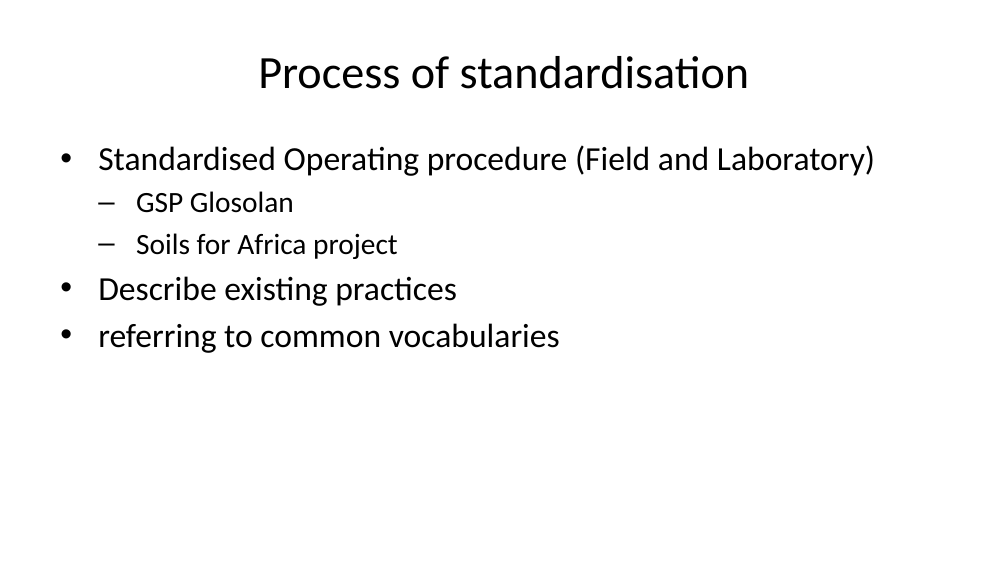
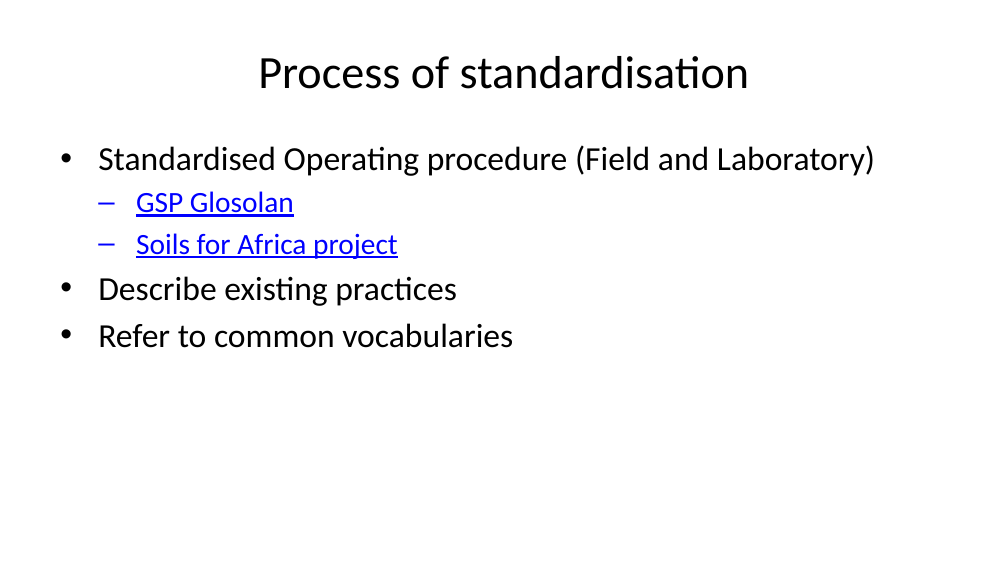
Before and after one commit to pvgenuchten/slides, a slide deck: slide 17 of slides/2026-soil-information-systems-for-decision-making-in-africa.pptx (slide 16 before the commit). Drawn at 1008x567 pixels with LibreOffice and Linux fonts; fonts in the diff are those of the drawing. Boxes give left, top, right and bottom in pixels: in the first picture for what was removed or moved away, otherwise in the second. Text is boxed around its words. In the diff, an @@ line names an element or a change of style, - is before the commit and + after.

```diff
--- a/slides/2026-soil-information-systems-for-decision-making-in-africa.pptx
+++ b/slides/2026-soil-information-systems-for-decision-making-in-africa.pptx
@@ text at box(136, 191, 398, 259): text colour #000000 to #0000FF, underline on in "GSP Glosolan", "Soils for Africa project" @@
@@ text at box(98, 323, 513, 348): text changed @@
-• referring to common vocabularies
+• Refer to common vocabularies
```
Also in this commit, not shown: 9 other slides changed, 9 slides added, 3 slides removed, 13 other files.
